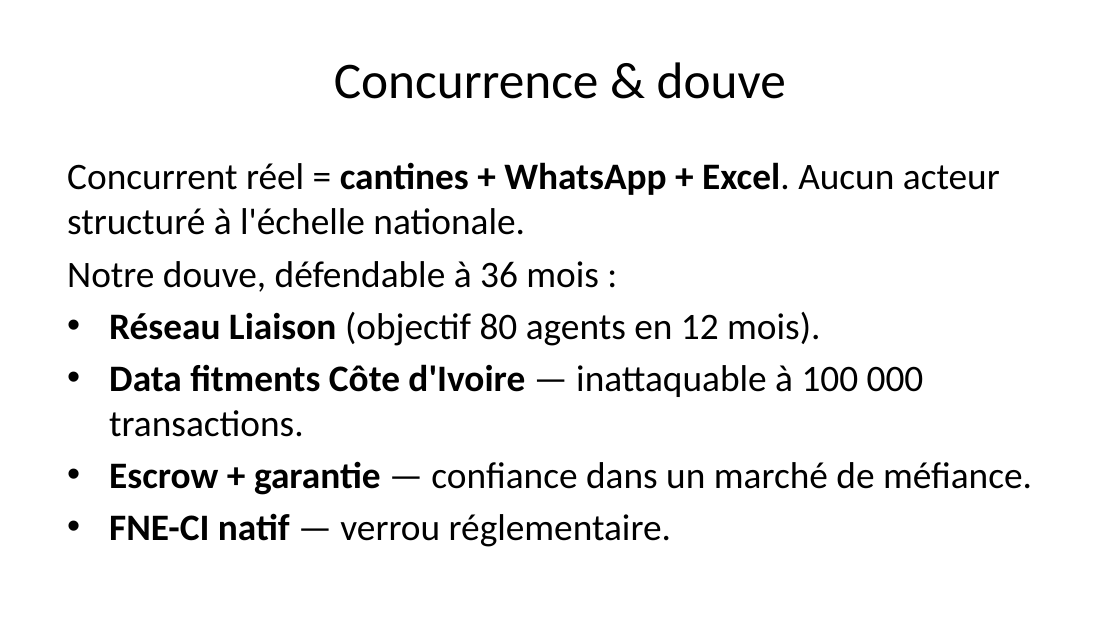
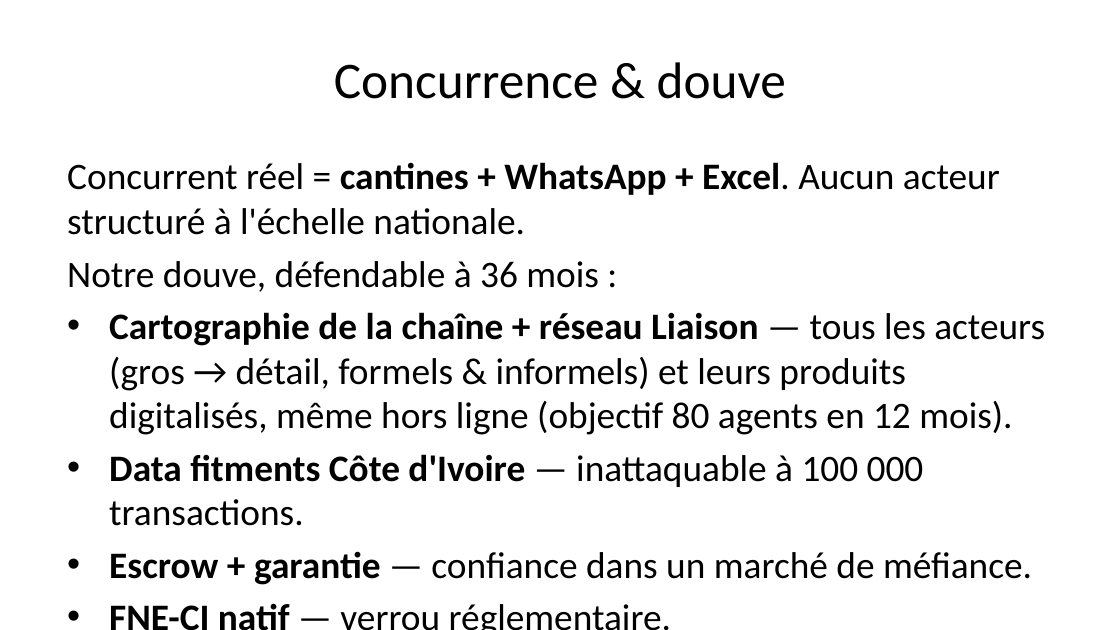
Before and after one commit to Fefer79/pieces, a slide deck: slide 11 of docs/pitch-deck-pieces-2026-06.pptx. Drawn at 1120x630 pixels with LibreOffice and Linux fonts; fonts in the diff are those of the drawing. Boxes give left, top, right and bottom in pixels: in the first picture for what was removed or moved away, otherwise in the second. Text is boxed around its words. In the diff, an @@ line names an element or a change of style, - is before the commit and + after.

```diff
--- a/docs/pitch-deck-pieces-2026-06.pptx
+++ b/docs/pitch-deck-pieces-2026-06.pptx
@@ text at (109, 312, 1045, 435): text changed @@
-• Réseau Liaison (objectif 80 agents en 12 mois).
+• Cartographie de la chaîne + réseau Liaison — tous les acteurs (gros → détail, formels & informels) et leurs produits digitalisés, même hors ligne (objectif 80 agents en 12 mois).
```
Also in this commit, not shown: 1 other slide changed, 6 other files.
